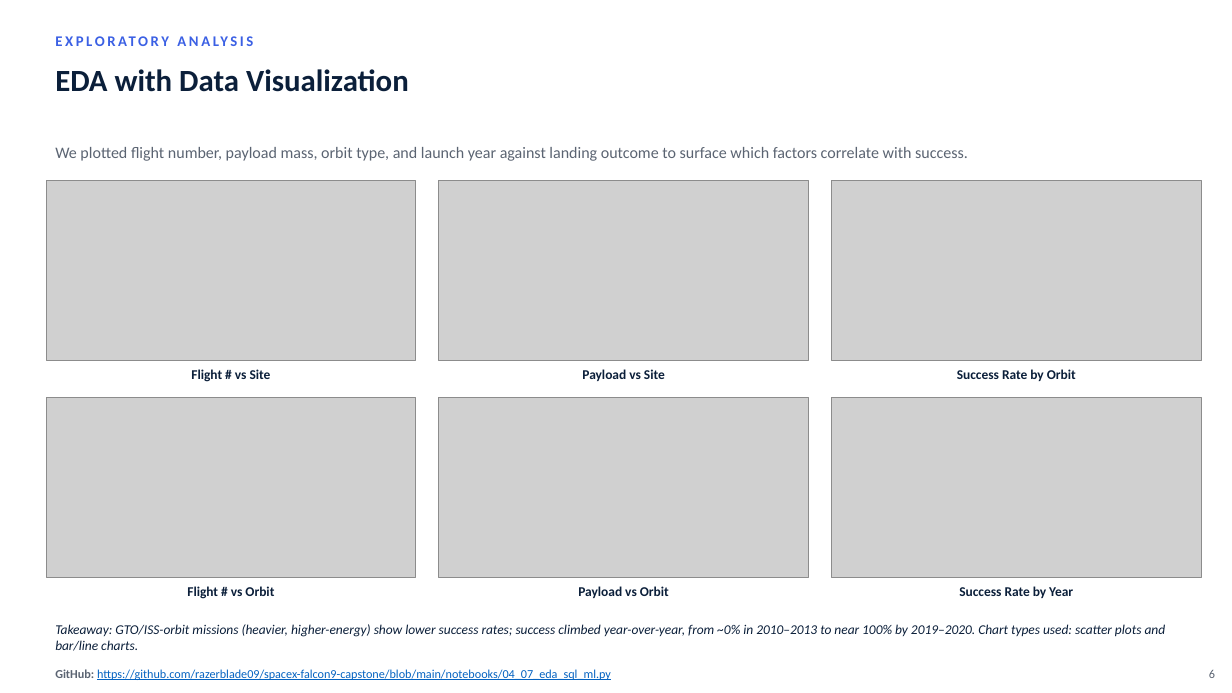
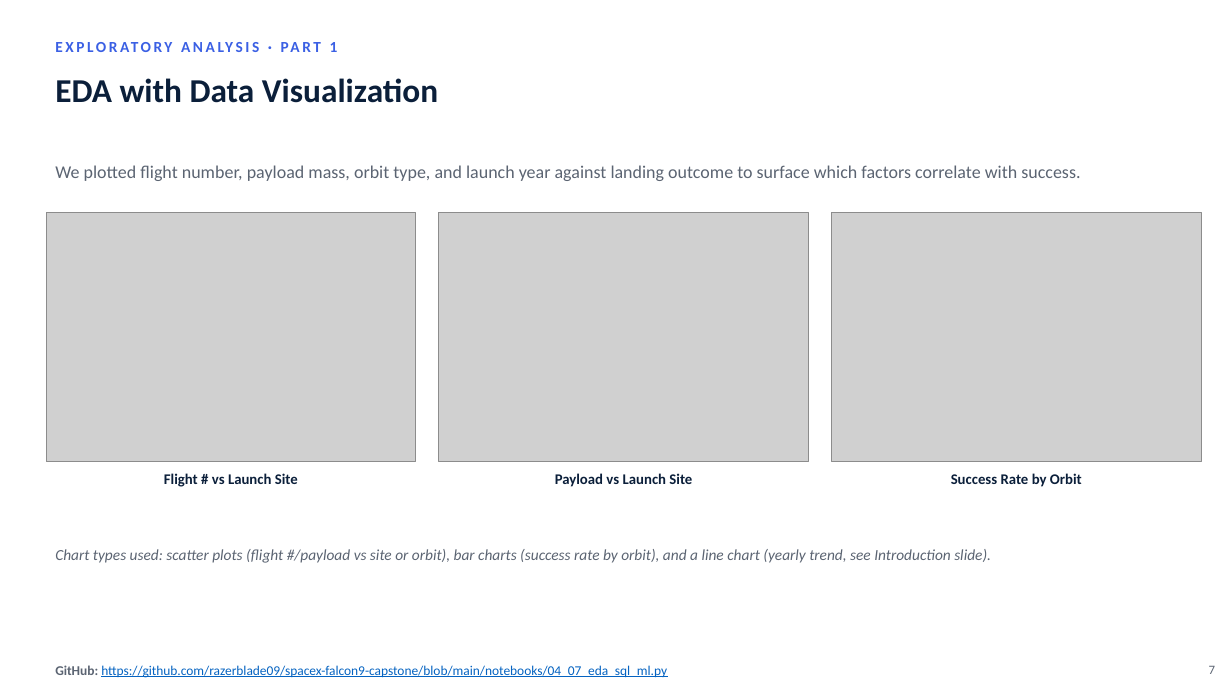
Before and after one commit to razerblade09/spacex-falcon9-capstone, a slide deck: slide 7 of Data_Science_Capstone_Presentation.pptx (slide 6 before the commit). Drawn at 1232x693 pixels with LibreOffice and Linux fonts; fonts in the diff are those of the drawing; grey boxes stand for pictures. Boxes give left, top, right and bottom in pixels: in the first picture for what was removed or moved away, otherwise in the second. Text is boxed around its words. In the diff, an @@ line names an element or a change of style, - is before the commit and + after.

```diff
--- a/Data_Science_Capstone_Presentation.pptx
+++ b/Data_Science_Capstone_Presentation.pptx
@@ text "EDA with Data Visualization" at box(55, 78, 438, 103): size 24 to 26 pt @@
@@ text at box(330, 42, 338, 52): text changed; size 11.5 to 12 pt @@
-EXPLORATORY ANALYSIS
+EXPLORATORY ANALYSIS · PART 1
@@ text "We plotted flight number, payload ...": place and size @@
-text "We plotted flight number, payload ..." at box(55, 147, 968, 161)
+text "We plotted flight number, payload ..." at box(55, 165, 1080, 181)
@@ text "We plotted flight number, payload ..." at box(55, 165, 1080, 181): size 12.5 to 14 pt @@
@@ picture: place and size @@
-picture at box(46, 180, 416, 360)
+picture at box(46, 213, 416, 462)
@@ picture: place and size @@
-picture at box(439, 180, 809, 360)
+picture at box(439, 213, 809, 462)
@@ picture: place and size @@
-picture at box(832, 180, 1202, 360)
+picture at box(832, 213, 1202, 462)
@@ picture removed at box(46, 397, 416, 578) @@
@@ picture removed at box(439, 397, 809, 578) @@
@@ picture removed at box(832, 397, 1202, 578) @@
@@ text at box(164, 473, 298, 487): text changed; size 10.5 to 11.5 pt @@
-Flight # vs Site
+Flight # vs Launch Site
@@ text at box(555, 473, 692, 487): text changed; size 10.5 to 11.5 pt @@
-Payload vs Site
+Payload vs Launch Site
@@ text "Success Rate by Orbit": place and size @@
-text "Success Rate by Orbit" at box(957, 369, 1076, 381)
+text "Success Rate by Orbit" at box(951, 473, 1082, 487)
@@ text "Success Rate by Orbit" at box(951, 473, 1082, 487): size 10.5 to 11.5 pt @@
@@ text added at box(55, 549, 991, 563), 12 pt, text #5B6472, italic @@
+Chart types used: scatter plots (flight #/payload vs site or orbit), bar charts (success rate by orbit), and a line chart (yearly trend, see Introduction slide).
@@ text removed at box(187, 586, 274, 599) @@
-Flight # vs Orbit
@@ text removed at box(578, 586, 669, 598) @@
-Payload vs Orbit
@@ text removed at box(959, 586, 1073, 598) @@
-Success Rate by Year
@@ text removed at box(55, 624, 1166, 651) @@
-Takeaway: GTO/ISS-orbit missions (heavier, higher-energy) show lower success rates; success climbed year-over-year, from ~0% in 2010–2013 to near 100% by 2019–2020. Chart types used: scatter plots and bar/line charts.
@@ text "GitHub: https://github.com/razerblade09/spacex-falcon9-capst ..." at box(55, 665, 667, 678): size 9.5 to 10.5 pt @@
@@ text removed at box(1209, 670, 1215, 678) @@
-6
@@ text added at box(1209, 666, 1215, 674), 10 pt, text #5B6472 @@
+7
```
Also in this commit, not shown: 11 other slides changed, 7 slides added, 20 other files.
